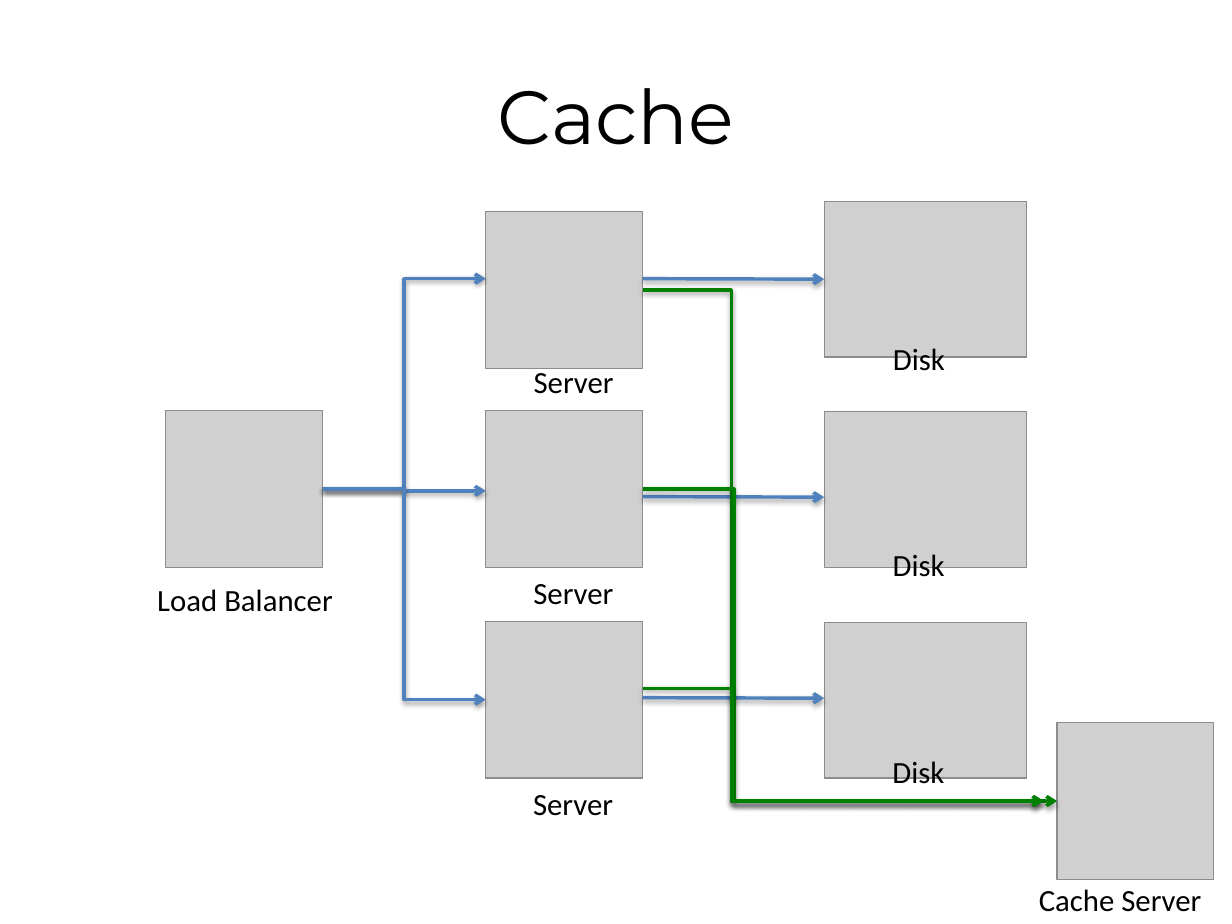
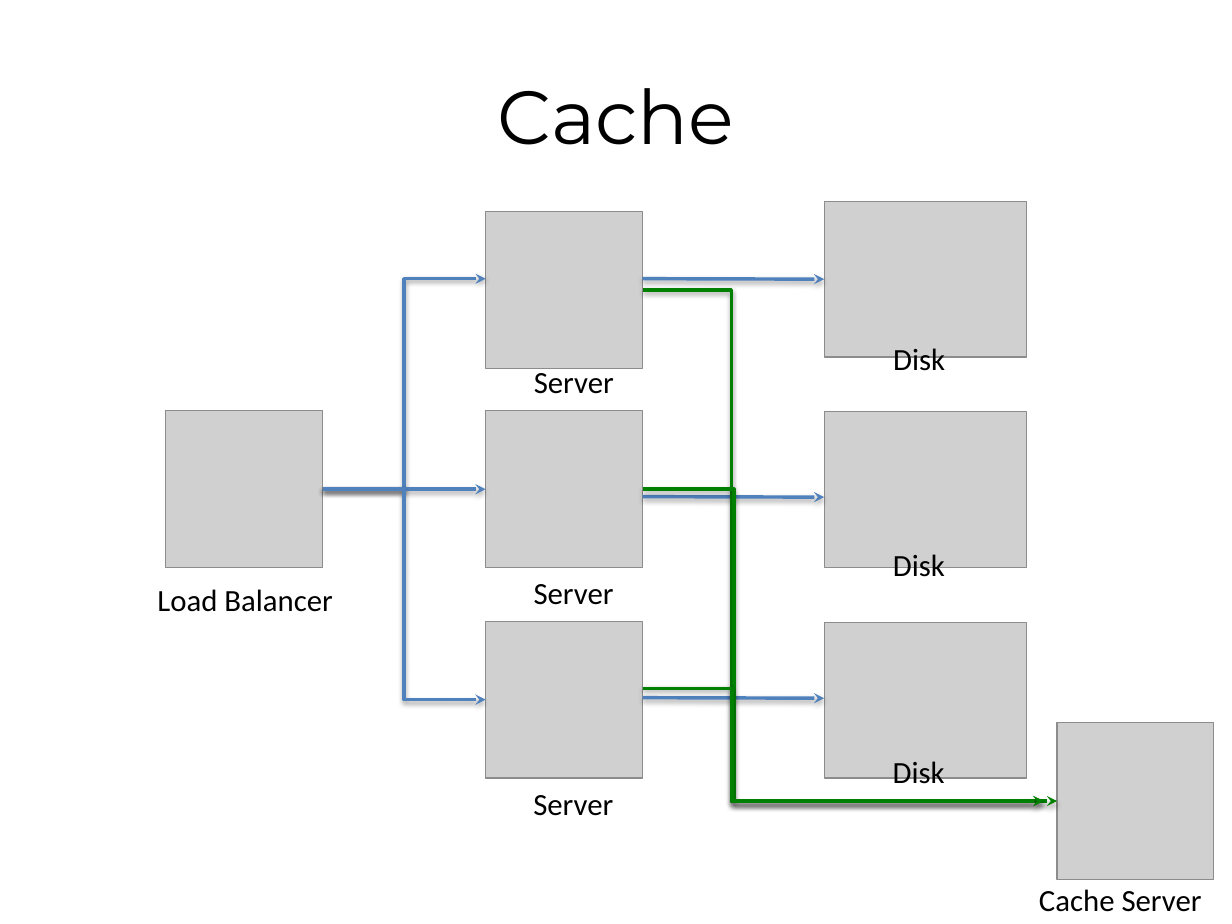
Before and after one commit to pzfreo/ox-clo, a slide deck: slide 31 of pres-source/03-cloud-computing-background.pptx. Drawn at 1232x924 pixels with LibreOffice and Linux fonts; fonts in the diff are those of the drawing; grey boxes stand for pictures; background and template pictures are left out. Boxes give left, top, right and bottom in pixels: in the first picture for what was removed or moved away, otherwise in the second. Text is boxed around its words. In the diff, an @@ line names an element or a change of style, - is before the commit and + after.

```diff
--- a/pres-source/03-cloud-computing-background.pptx
+++ b/pres-source/03-cloud-computing-background.pptx
@@ elbow arrow (323, 489) - (485, 278): arrowheads changed @@
@@ arrow (643, 278) - (824, 280): arrowheads changed @@
@@ elbow arrow (643, 290) - (1057, 801): arrowheads changed @@
@@ elbow arrow (323, 489) - (485, 700): arrowheads changed @@
@@ elbow arrow (323, 489) - (485, 489): arrowheads changed; route changed @@
@@ arrow (643, 496) - (824, 498): arrowheads changed @@
@@ elbow arrow (643, 489) - (1044, 801): arrowheads changed @@
@@ elbow arrow (643, 689) - (1044, 801): arrowheads changed @@
@@ arrow (643, 697) - (824, 699): arrowheads changed @@
```
Also in this commit, not shown: 36 other slides changed, 45 other files.
